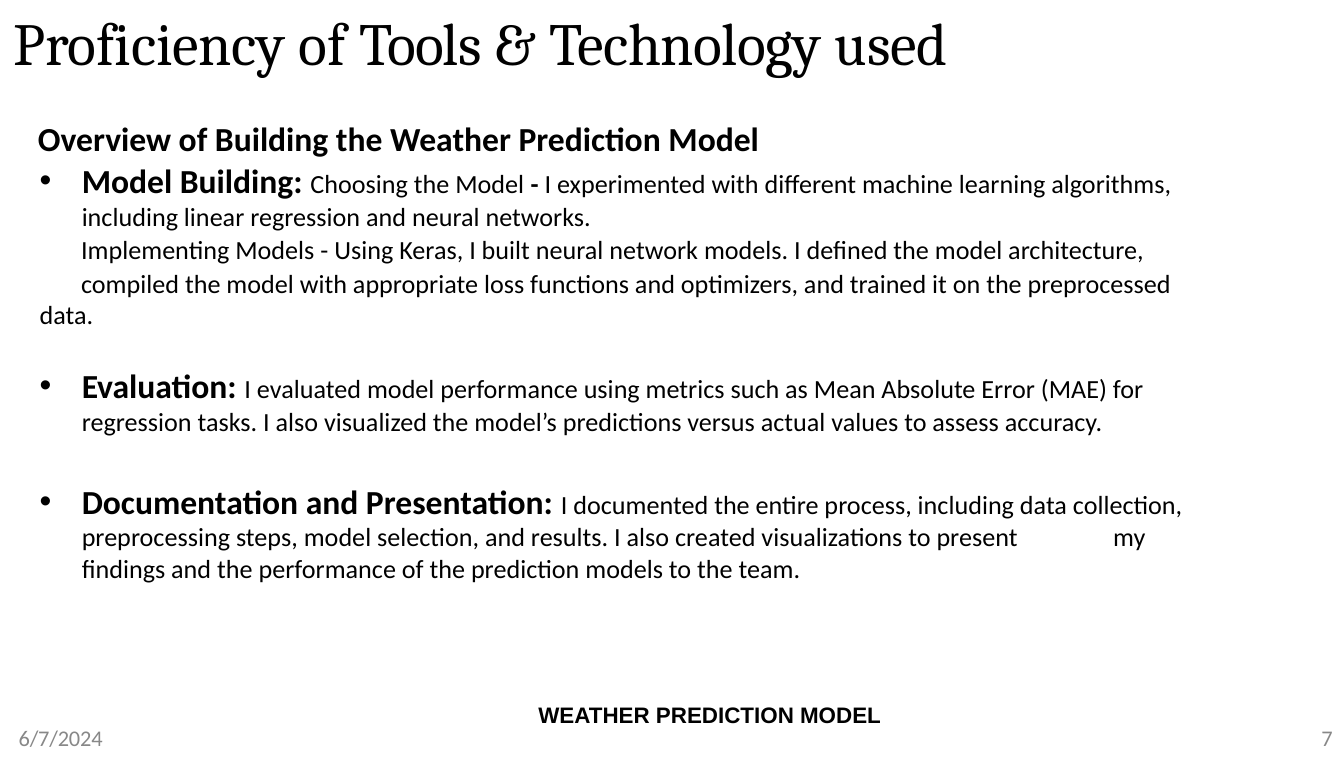
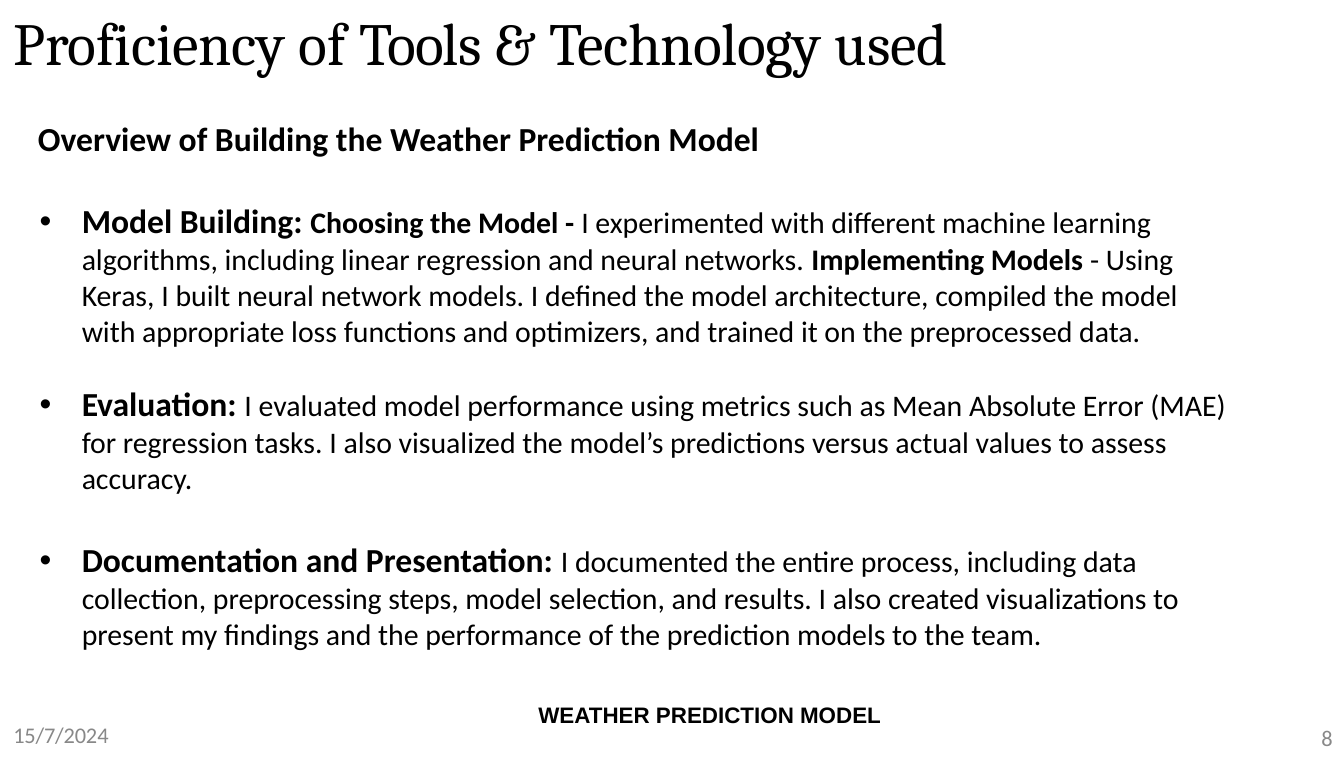
Before and after one commit to Anish202020/6th-Semester, a slide deck: slide 8 of Report and PPT/Internship/Ppt/Anish Kumar 1AY21CS028 Internship 6thsem-21scheme.pptx (slide 7 before the commit). Drawn at 1344x757 pixels with LibreOffice and Linux fonts; fonts in the diff are those of the drawing; background and template pictures are left out. Boxes give left, top, right and bottom in pixels: in the first picture for what was removed or moved away, otherwise in the second. Text is boxed around its words. In the diff, an @@ line names an element or a change of style, - is before the commit and + after.

```diff
--- a/Report and PPT/Internship/Ppt/Anish Kumar 1AY21CS028 Internship 6thsem-21scheme.pptx
+++ b/Report and PPT/Internship/Ppt/Anish Kumar 1AY21CS028 Internship 6thsem-21scheme.pptx
@@ text at bbox=[82, 209, 1178, 347]: text changed; size 14 to 16 pt @@
-• Model Building: Choosing the Model - I experimented with different machine learning algorithms, including linear regression and neural networks.
-Implementing Models - Using Keras, I built neural network models. I defined the model architecture,
-compiled the model with appropriate loss functions and optimizers, and trained it on the preprocessed data.
+• Model Building: Choosing the Model - I experimented with different machine learning algorithms, including linear regression and neural networks. Implementing Models - Using Keras, I built neural network models. I defined the model architecture, compiled the model with appropriate loss functions and optimizers, and trained it on the preprocessed data.
@@ text at bbox=[82, 392, 1225, 650]: size 14 to 16 pt in "I evaluated model performance using metrics such ...", "I documented the entire process, including data ..." @@
@@ text at bbox=[13, 727, 108, 744]: text changed @@
-6/7/2024
+15/7/2024
@@ page number at bbox=[1321, 731, 1332, 746]: text changed @@
-7
+8
```
Also in this commit, not shown: 8 other slides changed, 2 slides added, 1 slide removed, 15 other files.
